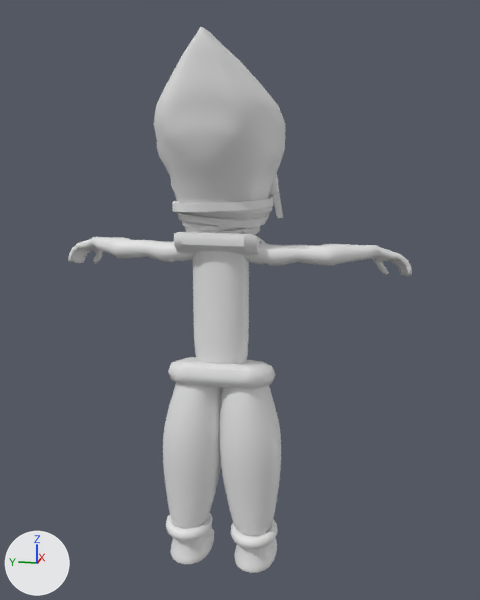
Before and after pictures for a commit that changed the FBX model Assets/WIP/Models/Characters/Ravi/Ravi(Rigged).fbx.
One viewpoint serves both versions: a 50 mm camera at (-23.97, -5.46, 16.79) aimed at (0.24, -0.62, 10.74). Lighting does not change. The marker at lower left points along +X, +Y and +Z. Where no turn or scale is listed for an object, it has been applied to the vertices. Vertices at the same position are counted once.

Before the edit, the objects in view are built like this:
```python
ob_bandage_mask = bpy.data.objects.new('Bandage Mask', me_cube_028)
ob_bandage_mask.location = (0.25, 0.12, 10.46)
ob_hair_ravi = bpy.data.objects.new('Hair(Ravi)', me_cube_019)
ob_hair_ravi.location = (0.25, 0.11, 15.18)
ob_l_arm = bpy.data.objects.new('L_Arm', me_mesh_001)
ob_l_arm.location = (1.13, 0.02, 12.36)
ob_l_leg_ravi = bpy.data.objects.new('L_Leg(Ravi)', me_cube_029)
ob_l_leg_ravi.location = (0.55, 0.04, 0.17)
ob_r_arm = bpy.data.objects.new('R_Arm', me_mesh_002)
ob_r_arm.location = (1.13, 0.02, 12.36)
ob_r_leg_ravi = bpy.data.objects.new('R_Leg(Ravi)', me_cube_032)
ob_r_leg_ravi.location = (0.55, 0.09, 0.17)
ob_r_shoe_ravi = bpy.data.objects.new('R_Shoe(Ravi)', me_torus_005)
ob_r_shoe_ravi.location = (0.55, 0.04, 0.17)
ob_shoulder_ravi = bpy.data.objects.new('Shoulder(Ravi)', me_cube_020)
ob_shoulder_ravi.location = (-0.12, 0.11, 12.84)
ob_torso_ravi = bpy.data.objects.new('Torso(Ravi)', me_cube_015)
ob_torso_ravi.location = (0.55, 0.04, 9.65)
# also in view: 'Belt(Ravi)' at (-0.04, 0.04, 7.86); 'L_Shoe(Ravi)' at (0.05, 1.4, 0.75)
```
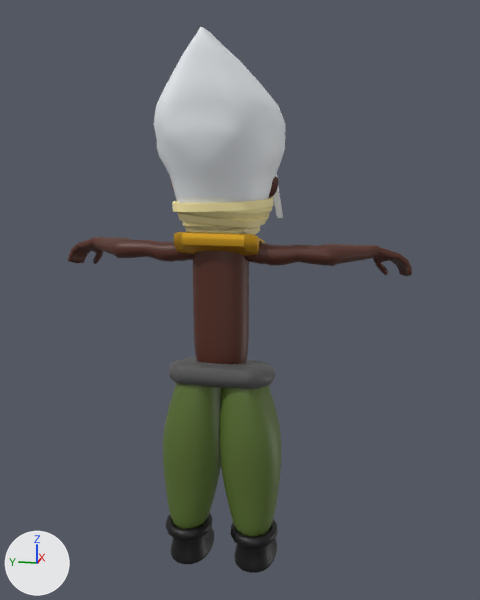
The change, as a diff of the scene's bpy script:
```diff
--- a/Assets/WIP/Models/Characters/Ravi/Ravi(Rigged).fbx.py
+++ b/Assets/WIP/Models/Characters/Ravi/Ravi(Rigged).fbx.py
@@ mat_belt @@
+mat_belt = principled_material('belt')
+mat_belt.base_color = (0.0946, 0.0946, 0.0946)  # dark grey #575757
@@ me_mesh_002 @@
 me_mesh_002.from_pydata(...)  # 249 vertices, 247 faces; spans x -1.78..1.43, y -7.03..-0.69, z -0.88..0.68
+me_mesh_002.materials.append(mat_rarm)  # brown #53291c
@@ me_torus_004 @@
 me_torus_004.from_pydata(...)  # 587 vertices, 594 faces; spans x -2.01..1.01, y 0.4..2.31, z -0.25..1.42
+me_torus_004.materials.append(mat_lboot)  # black #000000
@@ me_cube_028 @@
 me_cube_028.from_pydata(...)  # 1082 vertices, 1082 faces; spans x -1.84..1.89, y -1.95..1.79, z 2.15..4.16
+me_cube_028.materials.append(mat_bandage)  # beige #ffefad
@@ me_cube_032 @@
 me_cube_032.from_pydata(...)  # 418 vertices, 416 faces; spans x -2.11..0.8, y -2.44..0.01, z 0.44..7.95
+me_cube_032.materials.append(mat_rleg)  # dark green #5a7030
@@ me_cube_015 @@
 me_cube_015.from_pydata(...)  # 226 vertices, 224 faces; spans x -1.51..0.23, y -1.07..1.07, z -2.26..3.65
+me_cube_015.materials.append(mat_torso_001)  # brown #53291c
@@ me_cube_029 @@
 me_cube_029.from_pydata(...)  # 418 vertices, 416 faces; spans x -2.11..0.8, y -0.09..2.38, z 0.46..7.96
+me_cube_029.materials.append(mat_lleg)  # dark green #5a7030
@@ me_mesh_001 @@
 me_mesh_001.from_pydata(...)  # 249 vertices, 247 faces; spans x -1.78..1.43, y 0.72..7.06, z -0.88..0.68
+me_mesh_001.materials.append(mat_rarm)  # brown #53291c
@@ me_cube_031 @@
 me_cube_031.from_pydata(...)  # 194 vertices, 192 faces; spans x -0.86..0.89, y -0.75..0.75, z -0.93..0.93
 # used by ob_belt_ravi; location = (-0.06, 0.04, 7.87); rotation_euler = (0.0, -0.0679, -3.142), in degrees (0, -3.9, -180); scale = (-1.75, -2.78, -0.674)
+# me_cube_031 part 1: 192 faces spanning x -0.86..0.89, y -0.75..0.75, z -0.93..0.93 switch from no material to mat_belt (dark grey #575757)
@@ me_cube_020 @@
 me_cube_020.from_pydata(...)  # 168 vertices, 172 faces; spans x -1.22..1.32, y -1.58..1.47, z -0.47..0.63
+me_cube_020.materials.append(mat_shoulderthing)  # yellow #e7b234
@@ me_cube_014 @@
 me_cube_014.from_pydata(...)  # 324 vertices, 320 faces; spans x -0.17..0.11, y -2.04..2.05, z 14.22..15.03
+me_cube_014.materials.append(mat_ear)  # brown #53291c
@@ me_torus_005 @@
 me_torus_005.from_pydata(...)  # 587 vertices, 594 faces; spans x -2.01..1.01, y -2.31..-0.4, z -0.25..1.42
+me_torus_005.materials.append(mat_rboot)  # black #000000
@@ me_cube_019 @@
 me_cube_019.from_pydata(...)  # 916 vertices, 889 faces; spans x -2.96..1.95, y -2.4..2.25, z -1.62..4.89
+me_cube_019.materials.append(mat_hair)  # white #f7fbff
```

Changed parts and their boxes (x1, y1, x2, y2) in the pictures (480 x 600 px):
'Hair(Ravi)', recoloured
    both: (154, 27, 285, 208)
'R_Leg(Ravi)', recoloured (grey to green)
    both: (219, 385, 281, 536)
'L_Leg(Ravi)', recoloured (grey to green)
    both: (163, 382, 222, 529)
'Torso(Ravi)', recoloured (grey to brown)
    both: (193, 251, 249, 364)
'R_Arm', recoloured (grey to brown)
    both: (244, 242, 412, 276)
'Bandage Mask', recoloured (grey to beige)
    both: (172, 197, 274, 235)
'L_Arm', recoloured (white to brown)
    both: (68, 237, 193, 264)
'Shoulder(Ravi)', recoloured (grey to brown)
    both: (174, 232, 265, 256)
'R_Shoe(Ravi)', recoloured (grey to black)
    both: (231, 519, 277, 573)
'L_Shoe(Ravi)', recoloured (grey to black)
    both: (166, 512, 214, 564)
'Ears(Ravi)', recoloured
    both: (171, 176, 278, 197)
part 1 of me_cube_031, recoloured (white to grey)
    both: (168, 357, 275, 390)
